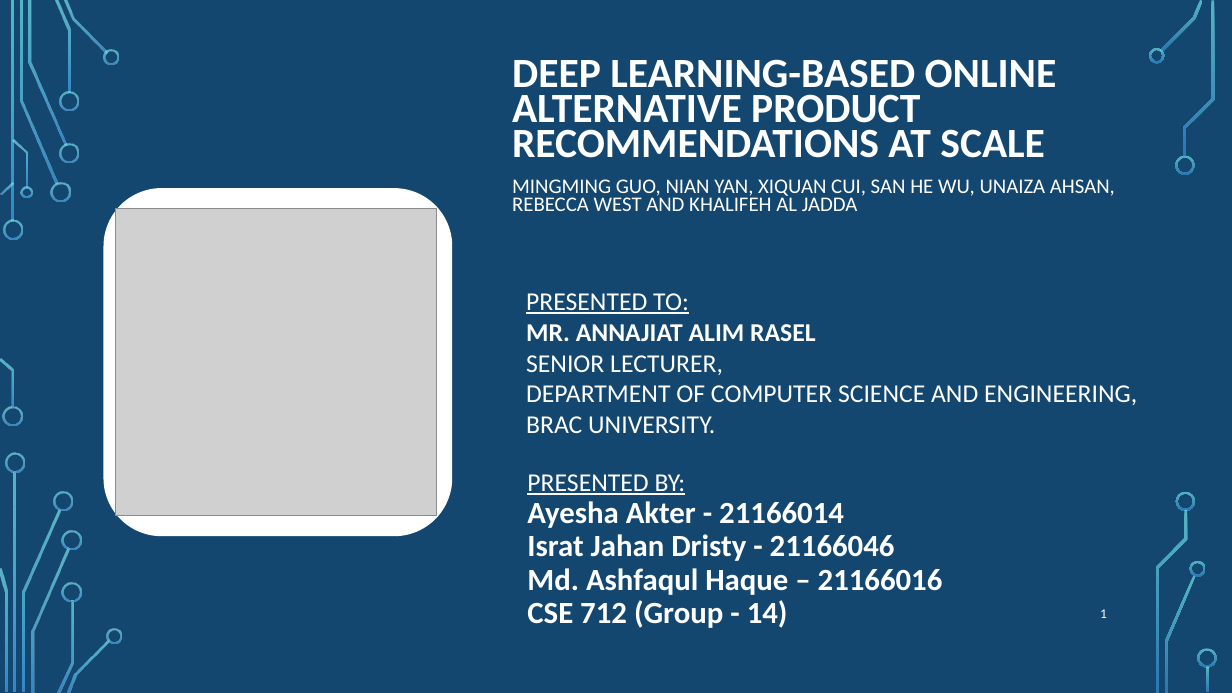
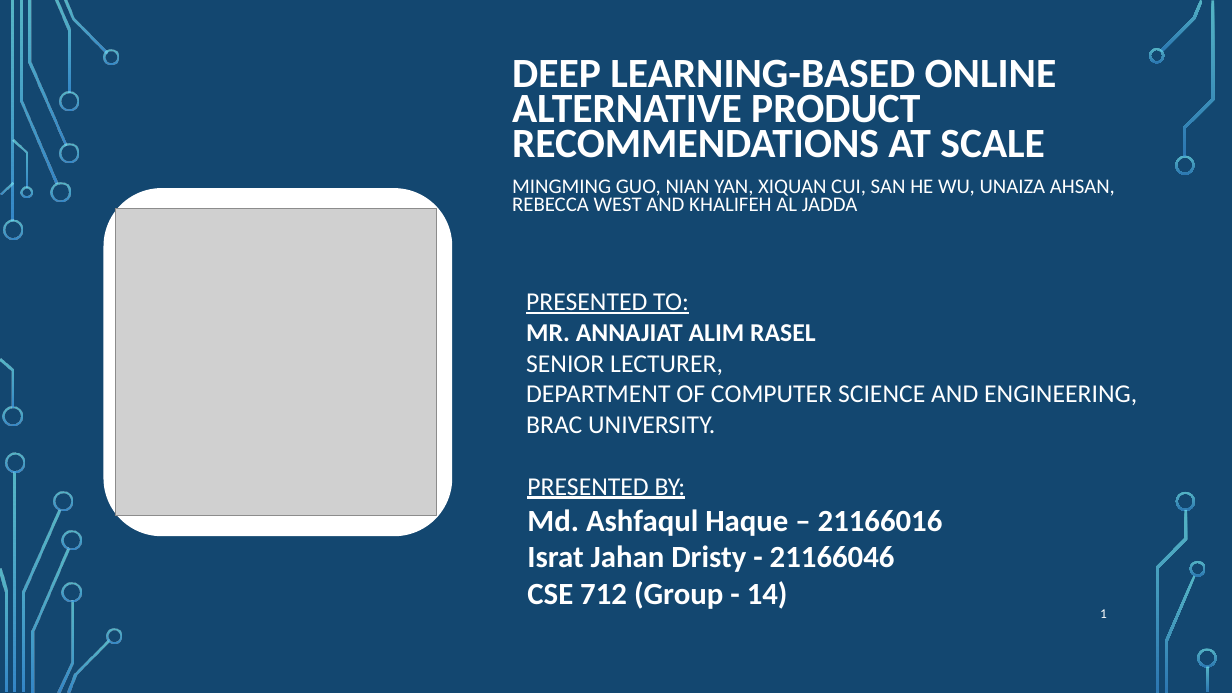
Before and after one commit to AHQJOHN/presentation2, a slide deck: slide 1 of presentation2.pptx. Drawn at 1232x693 pixels with LibreOffice and Linux fonts; fonts in the diff are those of the drawing; grey boxes stand for pictures; background and template pictures are left out. Boxes give left, top, right and bottom in pixels: in the first picture for what was removed or moved away, otherwise in the second. Text is boxed around its words. In the diff, an @@ line names an element or a change of style, - is before the commit and + after.

```diff
--- a/presentation2.pptx
+++ b/presentation2.pptx
@@ text at box(527, 478, 895, 609): line spacing 0.9 to 1 @@
@@ text at box(527, 509, 943, 536): text changed @@
-Ayesha Akter - 21166014
+Md. Ashfaqul Haque – 21166016
@@ text at box(527, 568, 943, 595): paragraph removed @@
-Md. Ashfaqul Haque – 21166016
```
Also in this commit, not shown: 2 other slides changed.
